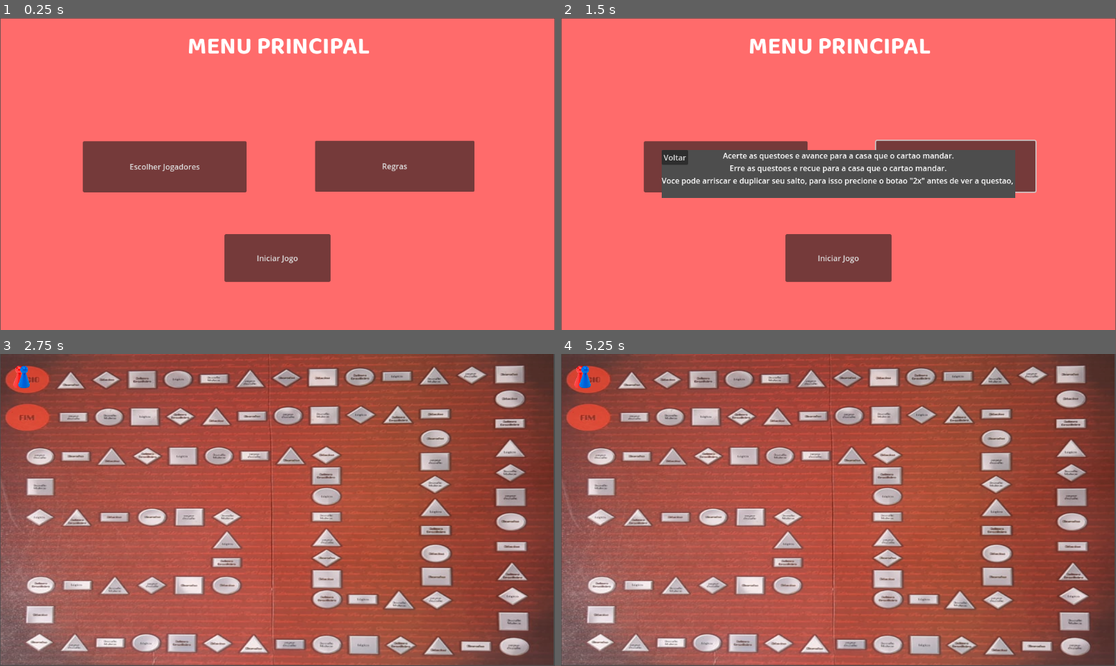
Above: before the commit, frames 1-4 (two rows, left to right).
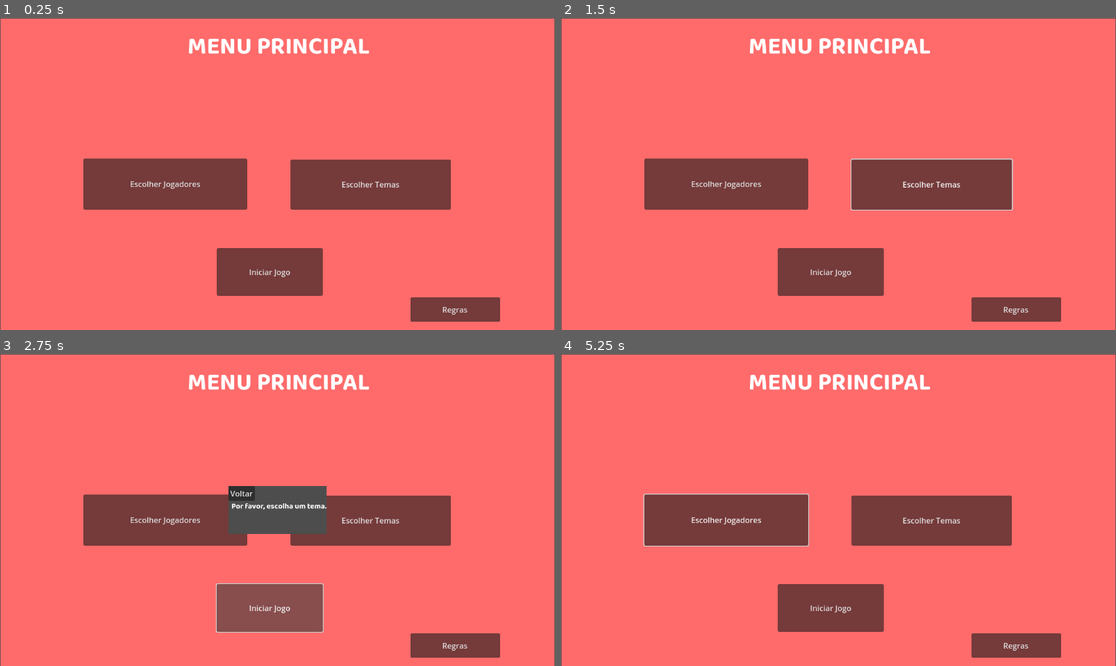
Above: after the commit, the same moments.

Repository: pedroorocha/KGBoard
Game: Godot game, scene res://scenes/menu_principal.tscn
Two runs of this game, one before a commit and one after it. Both use one fixed random seed, a clock stepped at 60 frames per second and the inputs below. The project has no main scene, so this scene is started directly.
Inputs (mouse positions are in pixels of both pictures, inside the frame that each line leads up to):
- Up to frame 1 (0.25 s): no input
- Up to frame 2 (1.5 s): click (932, 183) at 0.5 s, where only the run after the commit has a clickable "Escolher Temas"; click (921, 186) at 1.25 s, where only the run after the commit has a clickable "Confirmar"
- Up to frame 3 (2.75 s): click "Iniciar Jogo" at 2 s
- Up to frame 4 (5.25 s): click (805, 494) at 2.75 s, where only the run after the commit has a clickable "Voltar"; click (832, 606) at 3.5 s, where only the run after the commit has a clickable "Iniciar Jogo"; click (727, 519) at 4.25 s, where only the run after the commit has a clickable "Escolher Jogadores"; click (771, 494) at 5 s, where only the run after the commit has a clickable "Voltar"

The runs differ from the first frame. In frame 1, 12% of the frame differs, in the area x 14-91%, y 39-98%; in frame 2, 18%; in frame 3, 99%; in frame 4, 99%, in the area x 0-100%, y 0-100%.

Commit message:
Menu Temas

Diff:
--- a/scenes/menu_principal.tscn
+++ b/scenes/menu_principal.tscn
@@ -36,6 +36,9 @@
 	pass
 "
 
+[sub_resource type="LabelSettings" id="LabelSettings_a7y3k"]
+font = ExtResource("3_brt5b")
+
 [node name="MenuPrincipal" type="Node2D"]
 script = ExtResource("1_i4jmv")
 
@@ -54,18 +57,18 @@
 horizontal_alignment = 1
 
 [node name="Jogadores" type="Button" parent="."]
-offset_left = 172.0
-offset_top = 256.0
-offset_right = 512.0
-offset_bottom = 362.0
+offset_left = 173.0
+offset_top = 292.0
+offset_right = 513.0
+offset_bottom = 398.0
 text = "Escolher Jogadores"
 script = SubResource("GDScript_40msf")
 
 [node name="Regras" type="Button" parent="."]
-offset_left = 654.0
-offset_top = 255.0
-offset_right = 985.0
-offset_bottom = 361.0
+offset_left = 852.0
+offset_top = 580.0
+offset_right = 1038.0
+offset_bottom = 631.0
 text = "Regras"
 script = SubResource("GDScript_lipa1")
 
@@ -85,6 +88,7 @@
 horizontal_alignment = 1
 
 [node name="PopupJogadores" type="Popup" parent="."]
+size = Vector2i(319, 100)
 
 [node name="HBoxContainer" type="HBoxContainer" parent="PopupJogadores"]
 offset_right = 40.0
@@ -108,14 +112,59 @@
 popup/item_2/text = "4"
 popup/item_2/id = 2
 
+[node name="VoltarJogador" type="Button" parent="PopupJogadores"]
+offset_right = 8.0
+offset_bottom = 8.0
+text = "Voltar
+"
+
 [node name="IniciarJogo" type="Button" parent="."]
-offset_left = 466.0
-offset_top = 449.0
-offset_right = 686.0
-offset_bottom = 548.0
+offset_left = 450.0
+offset_top = 478.0
+offset_right = 670.0
+offset_bottom = 577.0
 text = "Iniciar Jogo"
+
+[node name="Temas" type="Button" parent="."]
+offset_left = 603.0
+offset_top = 294.0
+offset_right = 936.0
+offset_bottom = 398.0
+text = "Escolher Temas"
+
+[node name="PopupTemas" type="Popup" parent="."]
+
+[node name="Button" type="Button" parent="PopupTemas"]
+offset_left = 335.0
+offset_top = 89.0
+offset_right = 425.0
+offset_bottom = 141.0
+text = "Confirmar"
+
+[node name="GridContainer" type="GridContainer" parent="PopupTemas"]
+offset_right = 40.0
+offset_bottom = 40.0
+
+[node name="PopupErro" type="Popup" parent="."]
+
+[node name="Label" type="Label" parent="PopupErro"]
+offset_right = 40.0
+offset_bottom = 23.0
+text = "
+  Por favor, escolha um tema."
+label_settings = SubResource("LabelSettings_a7y3k")
+
+[node name="VoltarErro" type="Button" parent="PopupErro"]
+offset_right = 8.0
+offset_bottom = 8.0
+text = "Voltar
+"
 
 [connection signal="pressed" from="Jogadores" to="." method="_on_jogadores_pressed"]
 [connection signal="pressed" from="Regras" to="." method="_on_regras_pressed"]
 [connection signal="pressed" from="PopupRegras/Voltar" to="." method="_on_voltar_pressed"]
+[connection signal="pressed" from="PopupJogadores/VoltarJogador" to="." method="_on_voltar_jogador_pressed"]
 [connection signal="pressed" from="IniciarJogo" to="." method="_on_iniciar_jogo_pressed"]
+[connection signal="pressed" from="Temas" to="." method="_on_temas_pressed"]
+[connection signal="pressed" from="PopupTemas/Button" to="." method="_on_button_pressed"]
+[connection signal="pressed" from="PopupErro/VoltarErro" to="." method="_on_voltar_erro_pressed"]
--- a/scripts/menu_principal.gd
+++ b/scripts/menu_principal.gd
@@ -2,8 +2,15 @@
 extends Node2D
 
 var jogadores : int
+var temas_selecionados = []
 # Called when the node enters the scene tree for the first time.
 func _ready() -> void:
+	var temas = ["Lógica", "Português", "Ciências", "Teste de Software", "História"]
+	var container = $PopupTemas/GridContainer
+	for tema in temas:
+		var checkbox = CheckBox.new()
+		checkbox.text = tema
+		container.add_child(checkbox)
 	pass # Replace with function body.
 
 
@@ -28,7 +35,38 @@
 
 
 func _on_iniciar_jogo_pressed() -> void:
-	jogadores = $PopupJogadores/HBoxContainer/OptionButton.get_selected_id() + 2
-	get_tree().root.set_meta("jogadores", jogadores)
-	get_tree().change_scene_to_file("res://scenes/tabuleiro.tscn")
+	if len(temas_selecionados) > 0:
+		jogadores = $PopupJogadores/HBoxContainer/OptionButton.get_selected_id() + 2
+		get_tree().root.set_meta("jogadores", jogadores)
+		get_tree().root.set_meta("temas", temas_selecionados)
+		get_tree().change_scene_to_file("res://scenes/tabuleiro.tscn")
+	else:
+		$PopupErro.popup_centered()
 	pass # Replace with function body.
+
+
+func _on_voltar_jogador_pressed() -> void:
+	$PopupJogadores.hide()
+	pass # Replace with function body.
+
+
+func _on_temas_pressed() -> void:
+	$PopupTemas.popup_centered()
+	pass # Replace with function body.
+
+
+func _on_button_pressed() -> void:
+	var container = $PopupTemas/GridContainer
+	temas_selecionados = []
+
+	for child in container.get_children():
+		if child is CheckBox and child.is_pressed():
+			temas_selecionados.append(child.text)
+	print(temas_selecionados)
+	$PopupTemas.hide()
+	pass # Replace with function body.
+
+
+func _on_voltar_erro_pressed() -> void:
+	$PopupErro.hide()
+	pass # Replace with function body.
Not shown: 1 places in scenes/menu_principal.tscn that only renumber resources
